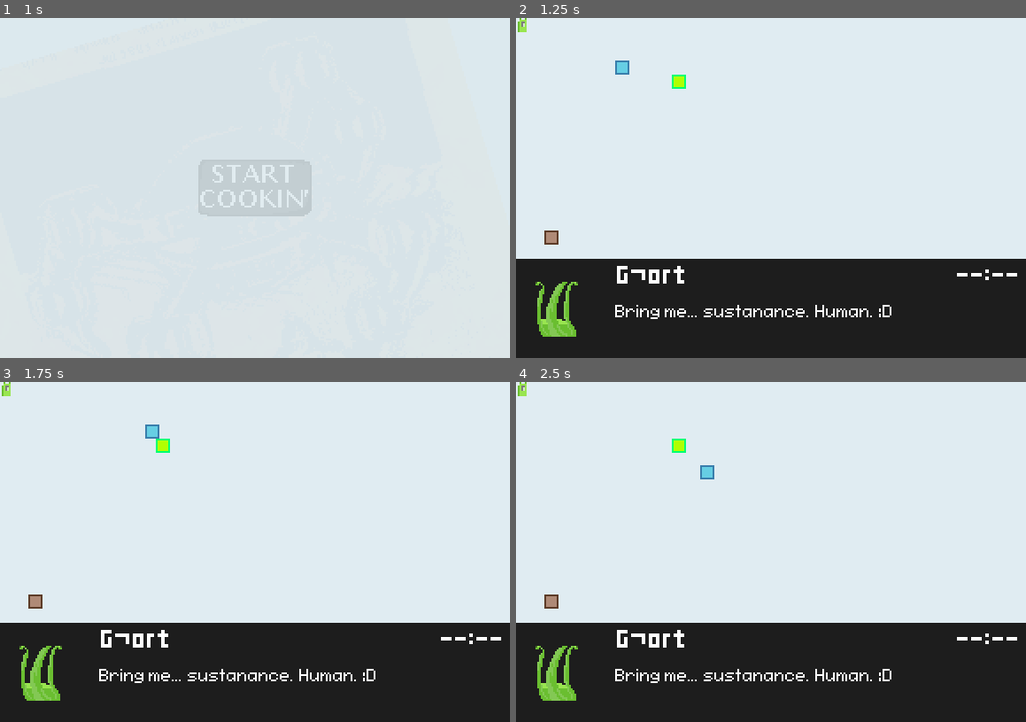
Above: before the commit, frames 1-4 (two rows, left to right).
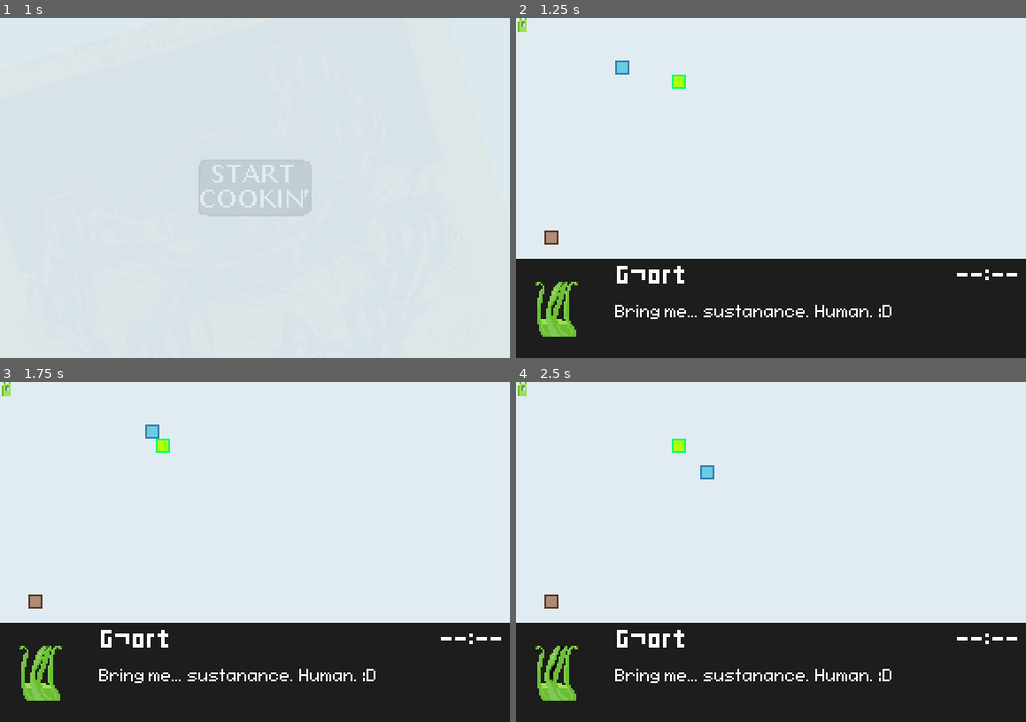
Above: after the commit, the same moments.

Repository: mewore/mini-jam-189-cooking
Game: Godot game, scene res://scenes/main_menu.tscn
Two runs of this game, one before a commit and one after it. Both use one fixed random seed, a clock stepped at 60 frames per second and the inputs below.
Inputs (mouse positions are in pixels of both pictures, inside the frame that each line leads up to):
- Up to frame 1 (1 s): click (255, 188) at 0.5 s
- Up to frame 2 (1.25 s): no input
- Up to frame 3 (1.75 s): hold Right (move_right) from 1.28 s (still down)
- Up to frame 4 (2.5 s): release Right (move_right) at 2.03 s; hold Down (move_down) from 2.03 s (still down)

Frame 1 is identical in both runs. In frame 2, 0.2% of the frame differs, in the area x 5-11%, y 77-88%; in frame 3, 0.2%; in frame 4, 0.2%, in the area x 5-11%, y 77-89%.

Commit message:
add animation to alien

Diff:
--- /dev/null
+++ b/ui/crucial/portraits/alien-chew.tres
@@ -0,0 +1,14 @@
+[gd_resource type="AnimatedTexture" load_steps=4 format=3 uid="uid://cb77lq7vtgq3w"]
+
+[ext_resource type="Texture2D" uid="uid://de102cdbg1l51" path="res://ui/crucial/portraits/ui-alien.png" id="1_b4piw"]
+[ext_resource type="Texture2D" uid="uid://o5fhbr8baxo8" path="res://ui/crucial/portraits/alien-chew-anim/chew1.png" id="2_jyfdg"]
+[ext_resource type="Texture2D" uid="uid://dxc8se5l4v4p6" path="res://ui/crucial/portraits/alien-chew-anim/chew2.png" id="3_6hgy4"]
+
+[resource]
+frames = 3
+frame_0/texture = ExtResource("1_b4piw")
+frame_0/duration = 0.1
+frame_1/texture = ExtResource("2_jyfdg")
+frame_1/duration = 0.15
+frame_2/texture = ExtResource("3_6hgy4")
+frame_2/duration = 0.3
--- a/ui/dialogue_panel.tscn
+++ b/ui/dialogue_panel.tscn
@@ -1,7 +1,8 @@
-[gd_scene load_steps=6 format=3 uid="uid://dgolpul7ixkg5"]
+[gd_scene load_steps=7 format=3 uid="uid://dgolpul7ixkg5"]
 
 [ext_resource type="Theme" uid="uid://vbf5mtnxgkqh" path="res://ui/fonts/dialogue.tres" id="1_6hs1l"]
-[ext_resource type="Texture2D" uid="uid://de102cdbg1l51" path="res://ui/crucial/portraits/ui-alien.png" id="2_2iib1"]
+[ext_resource type="Texture2D" uid="uid://cb77lq7vtgq3w" path="res://ui/crucial/portraits/alien-chew.tres" id="2_6hs1l"]
+[ext_resource type="Script" uid="uid://tf5u63bi7bwb" path="res://ui/speaker_avatar.gd" id="3_2iib1"]
 [ext_resource type="Theme" uid="uid://cyb83xrb0wiig" path="res://ui/fonts/dialogue-title.tres" id="3_fhdyl"]
 
 [sub_resource type="ImageTexture" id="ImageTexture_lbhrr"]
@@ -25,7 +26,10 @@
 layout_mode = 2
 size_flags_horizontal = 4
 size_flags_vertical = 4
-texture = ExtResource("2_2iib1")
+texture = ExtResource("2_6hs1l")
+script = ExtResource("3_2iib1")
+
+[node name="AudioStreamPlayer" type="AudioStreamPlayer" parent="SpeakerAvatar"]
 
 [node name="TextureRect" type="TextureRect" parent="."]
 layout_mode = 2
--- /dev/null
+++ b/ui/speaker_avatar.gd
@@ -0,0 +1,5 @@
+extends TextureButton
+# I tried making a satisfying start button
+
+func _pressed():
+	$AudioStreamPlayer.play()
Not shown, added: ui/speaker_avatar.gd.uid
